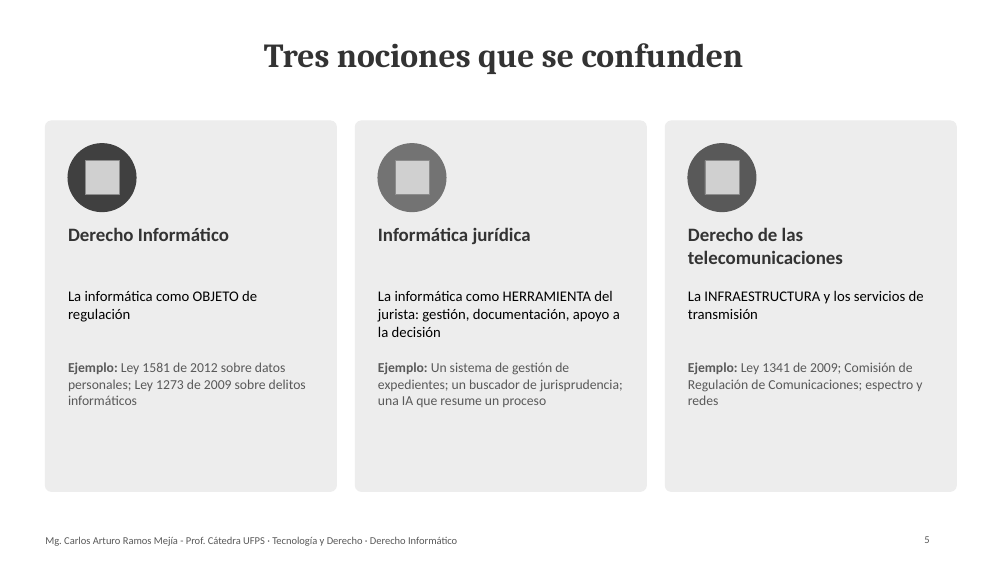
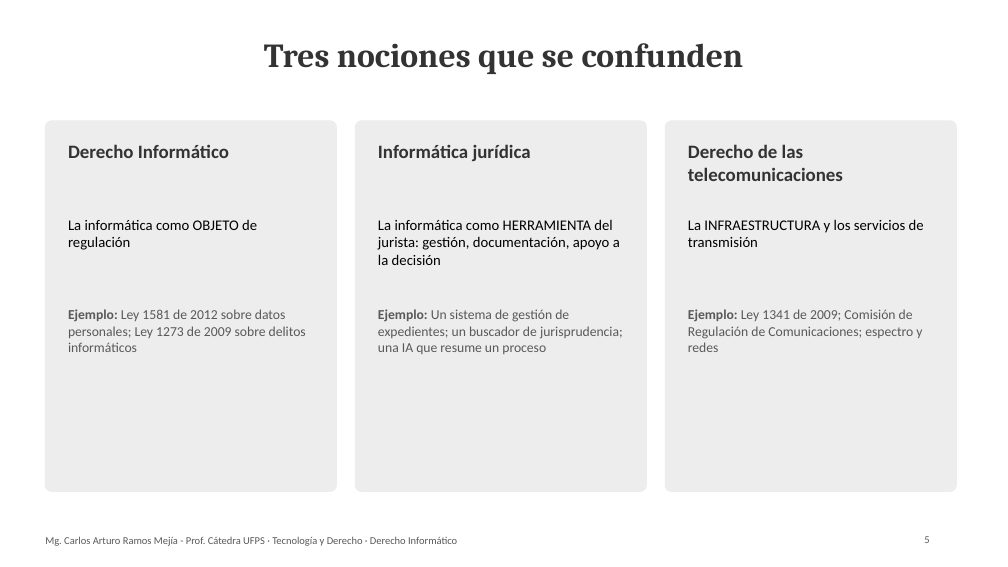
Before and after one commit to Arturoramos22/Arturoramos22, a slide deck: slide 5 of clase-derecho-informatico/DIAPOSITIVAS.pptx. Drawn at 1008x567 pixels with LibreOffice and Linux fonts; fonts in the diff are those of the drawing; grey boxes stand for pictures. Boxes give left, top, right and bottom in pixels: in the first picture for what was removed or moved away, otherwise in the second. Text is boxed around its words. In the diff, an @@ line names an element or a change of style, - is before the commit and + after.

```diff
--- a/clase-derecho-informatico/DIAPOSITIVAS.pptx
+++ b/clase-derecho-informatico/DIAPOSITIVAS.pptx
@@ text "Derecho Informático": place and size @@
-text "Derecho Informático" at (68, 227, 229, 241)
+text "Derecho Informático" at (68, 144, 229, 158)
@@ ellipse removed at (68, 144, 136, 212) @@
@@ text "Informática jurídica": place and size @@
-text "Informática jurídica" at (378, 227, 531, 244)
+text "Informática jurídica" at (378, 144, 531, 161)
@@ ellipse removed at (378, 144, 446, 212) @@
@@ text "Derecho de las telecomunicaciones": place and size @@
-text "Derecho de las telecomunicaciones" at (688, 227, 843, 264)
+text "Derecho de las telecomunicaciones" at (688, 144, 843, 181)
@@ ellipse removed at (688, 144, 756, 212) @@
@@ picture removed at (85, 160, 119, 194) @@
@@ picture removed at (395, 160, 429, 194) @@
@@ picture removed at (705, 160, 739, 194) @@
@@ text "La informática como OBJETO de ...": place and size @@
-text "La informática como OBJETO de ..." at (68, 291, 257, 322)
+text "La informática como OBJETO de ..." at (68, 220, 257, 250)
@@ text "La informática como HERRAMIENTA del ...": place and size @@
-text "La informática como HERRAMIENTA del ..." at (378, 290, 620, 337)
+text "La informática como HERRAMIENTA del ..." at (378, 219, 620, 265)
@@ text "La INFRAESTRUCTURA y los servicios ...": place and size @@
-text "La INFRAESTRUCTURA y los servicios ..." at (688, 290, 924, 319)
+text "La INFRAESTRUCTURA y los servicios ..." at (688, 219, 924, 247)
@@ text "Ejemplo: Ley 1581 de 2012 ...": place and size @@
-text "Ejemplo: Ley 1581 de 2012 ..." at (68, 362, 306, 405)
+text "Ejemplo: Ley 1581 de 2012 ..." at (68, 309, 306, 352)
@@ text "Ejemplo: Un sistema de gestión ...": place and size @@
-text "Ejemplo: Un sistema de gestión ..." at (378, 362, 623, 407)
+text "Ejemplo: Un sistema de gestión ..." at (378, 309, 623, 354)
@@ text "Ejemplo: Ley 1341 de 2009; ...": place and size @@
-text "Ejemplo: Ley 1341 de 2009; ..." at (688, 362, 922, 405)
+text "Ejemplo: Ley 1341 de 2009; ..." at (688, 309, 922, 352)
```
Also in this commit, not shown: 17 other slides changed, 2 other files.
